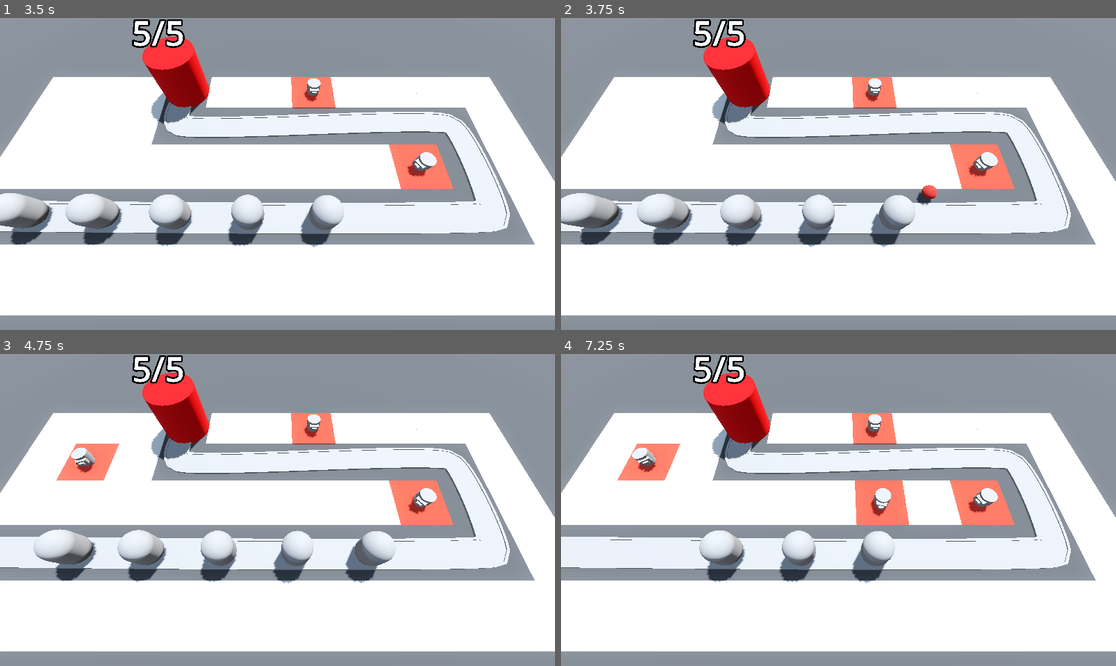
Above: before the commit, frames 1-4 (two rows, left to right).
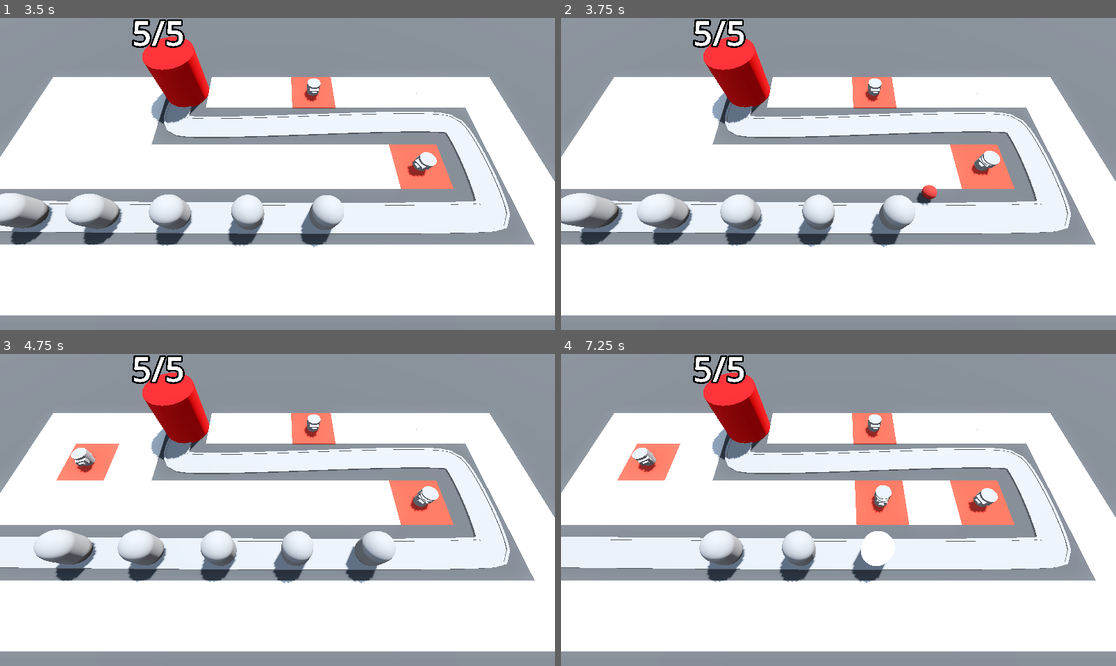
Above: after the commit, the same moments.

Repository: beltranbot/barbarian-blaster
Game: Godot game, scene res://BaseLevel.tscn
Two runs of this game, one before a commit and one after it. Both use one fixed random seed, a clock stepped at 60 frames per second and the inputs below.
Inputs (mouse positions are in pixels of both pictures, inside the frame that each line leads up to):
- Up to frame 1 (3.5 s): move the mouse to (399, 158) at 0.52 s; press the mouse at (399, 158) at 0.53 s; move the mouse to (166, 189) at 1.27 s; release the mouse at (166, 189) at 1.28 s; click (166, 189) at 1.35 s; move the mouse to (333, 105) at 2.02 s; press the mouse at (333, 105) at 2.03 s; move the mouse to (249, 236) at 2.77 s; release the mouse at (249, 236) at 2.78 s; click (249, 236) at 2.85 s
- Up to frame 2 (3.75 s): move the mouse to (1005, 220) at 3.52 s; press the mouse at (1005, 220) at 3.53 s
- Up to frame 3 (4.75 s): move the mouse to (111, 463) at 4.27 s; release the mouse at (111, 463) at 4.28 s; click (111, 463) at 4.35 s
- Up to frame 4 (7.25 s): move the mouse to (866, 510) at 5.02 s; press the mouse at (866, 510) at 5.03 s; move the mouse to (755, 432) at 5.77 s; release the mouse at (755, 432) at 5.78 s; click (755, 432) at 5.85 s; move the mouse to (960, 494) at 6.52 s; press the mouse at (960, 494) at 6.53 s

Frame 1 is identical in both runs. In frame 2, 0.1% of the frame differs, in the area x 73-80%, y 42-52%; in frame 3, 0.1%; in frame 4, 0.5%, in the area x 54-61%, y 42-68%.

Commit message:
3.21 introducing animations

Diff:
--- a/Enemy/enemy.gd
+++ b/Enemy/enemy.gd
@@ -2,15 +2,20 @@
 
 @export var speed: float = 2.5
 @export var max_health := 50
+@onready var animation_player: AnimationPlayer = $AnimationPlayer
 
 var current_health: int:
 	set(health_in):
+		if health_in < current_health:
+			animation_player.play("TakeDamage")
 		current_health = health_in
 		printt(current_health, health_in)
 		if current_health < 1:
 			queue_free()
 
 @onready var base = get_tree().get_first_node_in_group("base")
+
+
 
 func _ready() -> void:
 	current_health = max_health
--- a/Enemy/enemy.tscn
+++ b/Enemy/enemy.tscn
@@ -6,9 +6,50 @@
 radius = 1.0
 height = 3.0
 
+[sub_resource type="StandardMaterial3D" id="StandardMaterial3D_ujef7"]
+no_depth_test = true
+shading_mode = 0
+
 [sub_resource type="CapsuleShape3D" id="CapsuleShape3D_nq40r"]
 radius = 1.0
 height = 3.0
+
+[sub_resource type="Animation" id="Animation_s3dd5"]
+resource_name = "TakeDamage"
+length = 0.1
+tracks/0/type = "value"
+tracks/0/imported = false
+tracks/0/enabled = true
+tracks/0/path = NodePath("DamageHighlight:visible")
+tracks/0/interp = 1
+tracks/0/loop_wrap = true
+tracks/0/keys = {
+"times": PackedFloat32Array(0, 0.1),
+"transitions": PackedFloat32Array(1, 1),
+"update": 1,
+"values": [true, false]
+}
+
+[sub_resource type="Animation" id="Animation_g3d42"]
+length = 0.001
+tracks/0/type = "value"
+tracks/0/imported = false
+tracks/0/enabled = true
+tracks/0/path = NodePath("DamageHighlight:visible")
+tracks/0/interp = 1
+tracks/0/loop_wrap = true
+tracks/0/keys = {
+"times": PackedFloat32Array(0),
+"transitions": PackedFloat32Array(1),
+"update": 1,
+"values": [false]
+}
+
+[sub_resource type="AnimationLibrary" id="AnimationLibrary_fcd2s"]
+_data = {
+"RESET": SubResource("Animation_g3d42"),
+"TakeDamage": SubResource("Animation_s3dd5")
+}
 
 [node name="Enemy" type="PathFollow3D"]
 transform = Transform3D(0.999988, 0, 0, 0, 1, 0, 0, 0, 0.999988, 0, 0, 0)
@@ -19,8 +60,19 @@
 transform = Transform3D(1, 0, 0, 0, 1, 0, 0, 0, 1, 0, 1.5, 0)
 mesh = SubResource("CapsuleMesh_0v6op")
 
+[node name="DamageHighlight" type="MeshInstance3D" parent="."]
+transform = Transform3D(1, 0, 0, 0, 1, 0, 0, 0, 1, 0, 1.5, 0)
+visible = false
+material_override = SubResource("StandardMaterial3D_ujef7")
+mesh = SubResource("CapsuleMesh_0v6op")
+
 [node name="EnemyArea3D" type="Area3D" parent="." groups=["enemy_area"]]
 
 [node name="CollisionShape3D" type="CollisionShape3D" parent="EnemyArea3D"]
 transform = Transform3D(1, 0, 0, 0, 1, 0, 0, 0, 1, 0, 1.5, 0)
 shape = SubResource("CapsuleShape3D_nq40r")
+
+[node name="AnimationPlayer" type="AnimationPlayer" parent="."]
+libraries = {
+"": SubResource("AnimationLibrary_fcd2s")
+}
--- a/RayPickerCamera/ray_picker_camera.gd
+++ b/RayPickerCamera/ray_picker_camera.gd
@@ -7,7 +7,7 @@
 
 
 # Called every frame. 'delta' is the elapsed time since the previous frame.
-func _process(delta: float) -> void:
+func _process(_delta: float) -> void:
 	var mouse_position: Vector2 = get_viewport().get_mouse_position()
 	ray_cast_3d.target_position = project_local_ray_normal(mouse_position) * 100.0
 	ray_cast_3d.force_raycast_update()
--- a/Turret/turret.gd
+++ b/Turret/turret.gd
@@ -7,6 +7,8 @@
 var target: PathFollow3D
 
 @onready var turret_top: MeshInstance3D = $TurretBase/TurretTop
+
+@onready var animation_player: AnimationPlayer = $AnimationPlayer
 
 func _physics_process(_delta: float) -> void:
 	target = find_best_target()
@@ -19,6 +21,7 @@
 		add_child(shot)
 		shot.global_position = turret_top.global_position
 		shot.direction = global_transform.basis.z
+		animation_player.play("fire")
 
 func find_best_target() -> PathFollow3D:
 	var best_target = null
--- a/Turret/turret.tscn
+++ b/Turret/turret.tscn
@@ -17,7 +17,45 @@
 [sub_resource type="BoxMesh" id="BoxMesh_3qcfp"]
 size = Vector3(0.394, 0.2, 0.482)
 
+[sub_resource type="Animation" id="Animation_k0w3p"]
+resource_name = "fire"
+length = 0.3
+tracks/0/type = "value"
+tracks/0/imported = false
+tracks/0/enabled = true
+tracks/0/path = NodePath("TurretBase/TurretTop:position")
+tracks/0/interp = 1
+tracks/0/loop_wrap = true
+tracks/0/keys = {
+"times": PackedFloat32Array(0, 0.3),
+"transitions": PackedFloat32Array(1, 1),
+"update": 0,
+"values": [Vector3(0, 0.3, -0.6), Vector3(0, 0.3, 0)]
+}
+
+[sub_resource type="Animation" id="Animation_hmxbq"]
+length = 0.001
+tracks/0/type = "value"
+tracks/0/imported = false
+tracks/0/enabled = true
+tracks/0/path = NodePath("TurretBase/TurretTop:position")
+tracks/0/interp = 1
+tracks/0/loop_wrap = true
+tracks/0/keys = {
+"times": PackedFloat32Array(0),
+"transitions": PackedFloat32Array(1),
+"update": 0,
+"values": [Vector3(0, 0.3, 0)]
+}
+
+[sub_resource type="AnimationLibrary" id="AnimationLibrary_3t63d"]
+_data = {
+"RESET": SubResource("Animation_hmxbq"),
+"fire": SubResource("Animation_k0w3p")
+}
+
 [node name="Turret" type="Node3D"]
+transform = Transform3D(1, 0, 0, 0, 1, 0, 0, 0, 1, 0, 0, -0.6)
 script = ExtResource("1_iyj1t")
 projectile = ExtResource("1_5yspu")
 
@@ -41,4 +79,9 @@
 [node name="Timer" type="Timer" parent="."]
 autostart = true
 
+[node name="AnimationPlayer" type="AnimationPlayer" parent="."]
+libraries = {
+"": SubResource("AnimationLibrary_3t63d")
+}
+
 [connection signal="timeout" from="Timer" to="." method="_on_timer_timeout"]
Not shown: 1 places in Enemy/enemy.tscn that only renumber resources
Not shown: 4 places in MeshLibraries/SpaceLibrary.tres that only renumber resources
Not shown: 1 places in Turret/turret.tscn that only renumber resources
